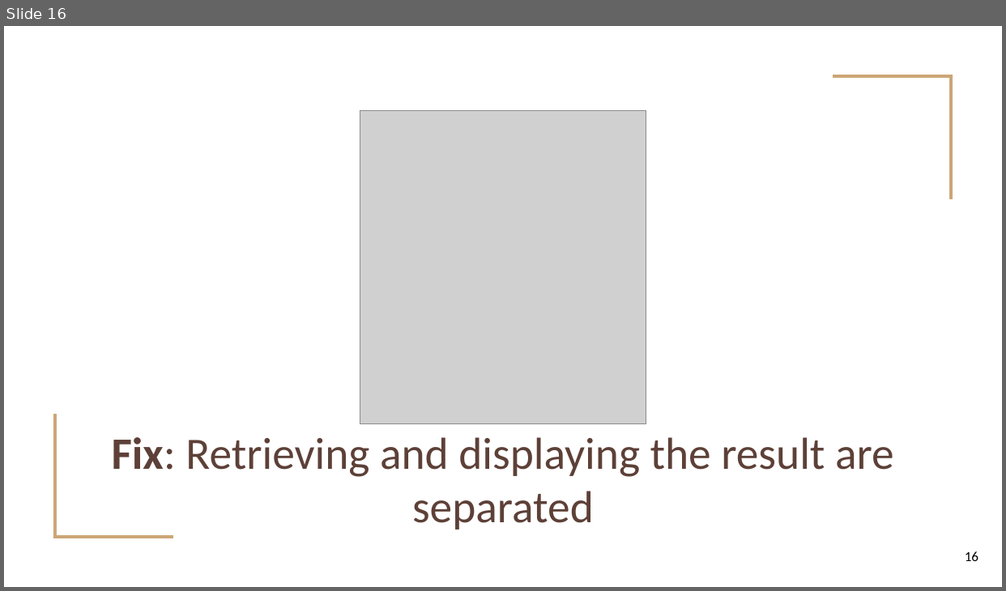
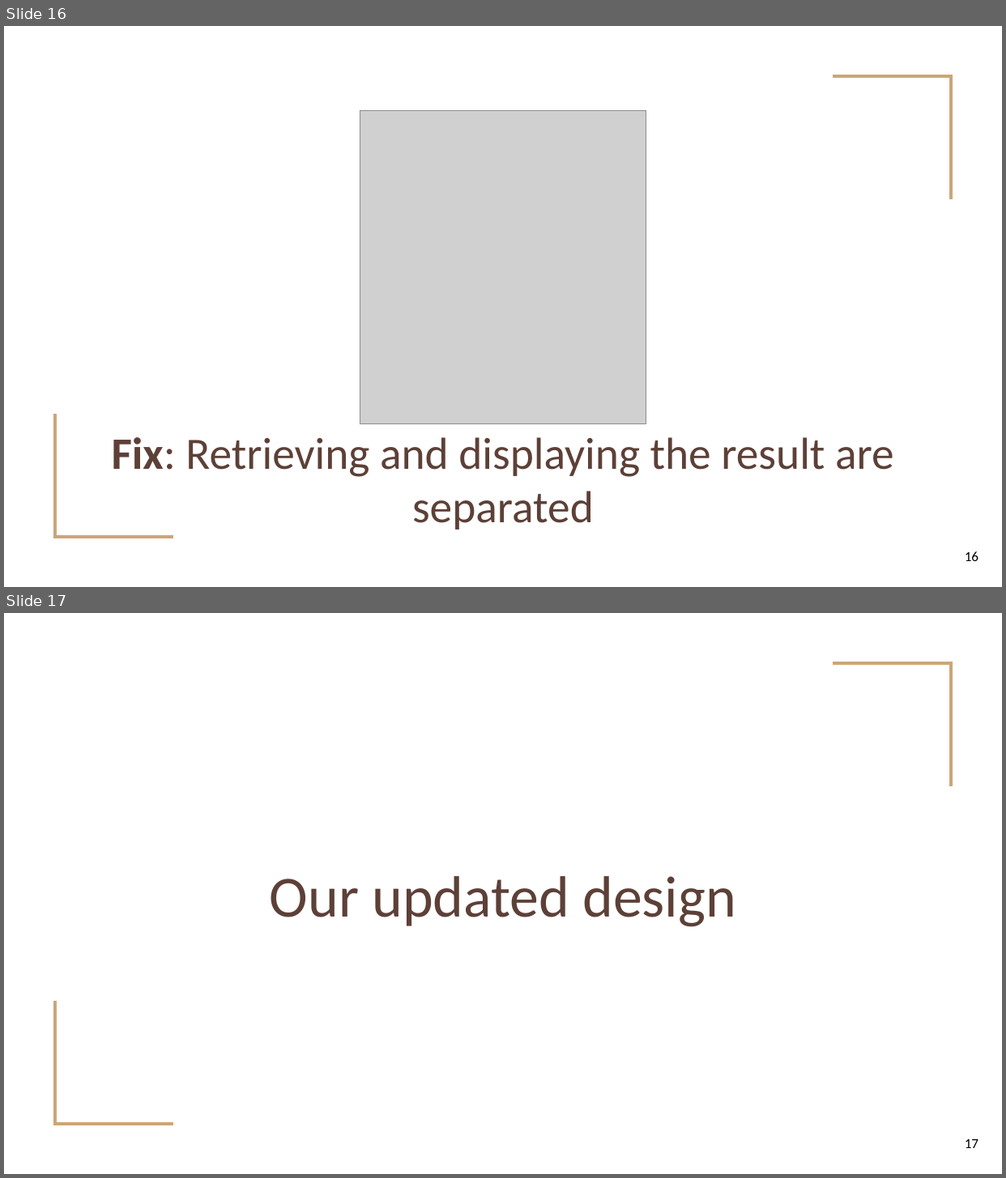
Before and after one commit to sinamoghtased/advanced-sw-prjct, a slide deck: search-engine/docs/Quickdex.pptx. Shown one above the other, each under a label of ours: slide 16 before the commit, slides 16 and 17 after it. The pictures are 1006x591 and 1006x1178 pixels, drawn with LibreOffice and Linux fonts; fonts in the diff are those of the drawing; grey boxes stand for pictures. Boxes give left, top, right and bottom in pixels: in the first picture for what was removed or moved away, otherwise in the second. Text is boxed around its words. In the diff, an @@ line names an element or a change of style, - is before the commit and + after.

```diff
--- a/search-engine/docs/Quickdex.pptx
+++ b/search-engine/docs/Quickdex.pptx
@@ slide 17 added at (4,613,1002,1174), background #FFFFFF; not listed: 2 template elements that a slide beside it also shows @@
@@ title added at (270,876,736,927), 42 pt, text #5D4037 @@
+Our updated design
@@ page number added at (965,1139,978,1148), 10 pt, text #000000 @@
+17
```
Also in this commit, not shown: 1 slide changed, 4 other slides added.
